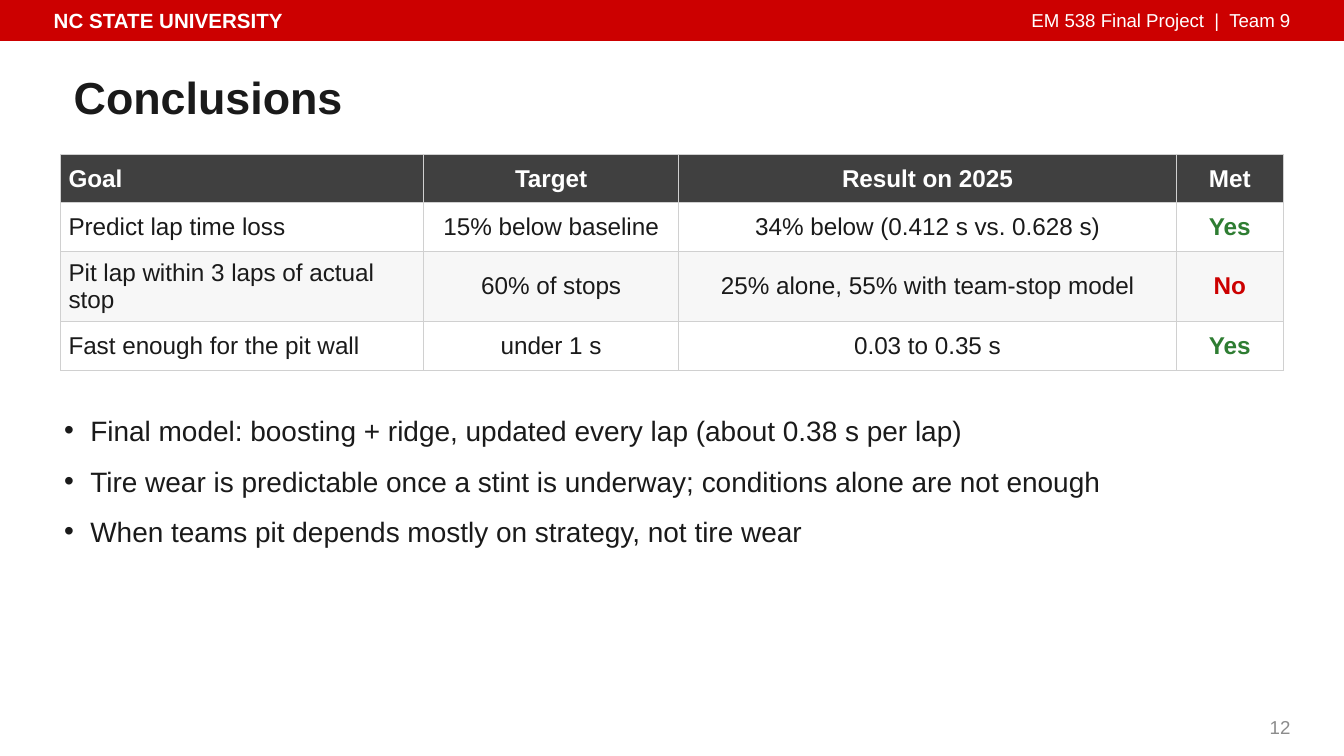
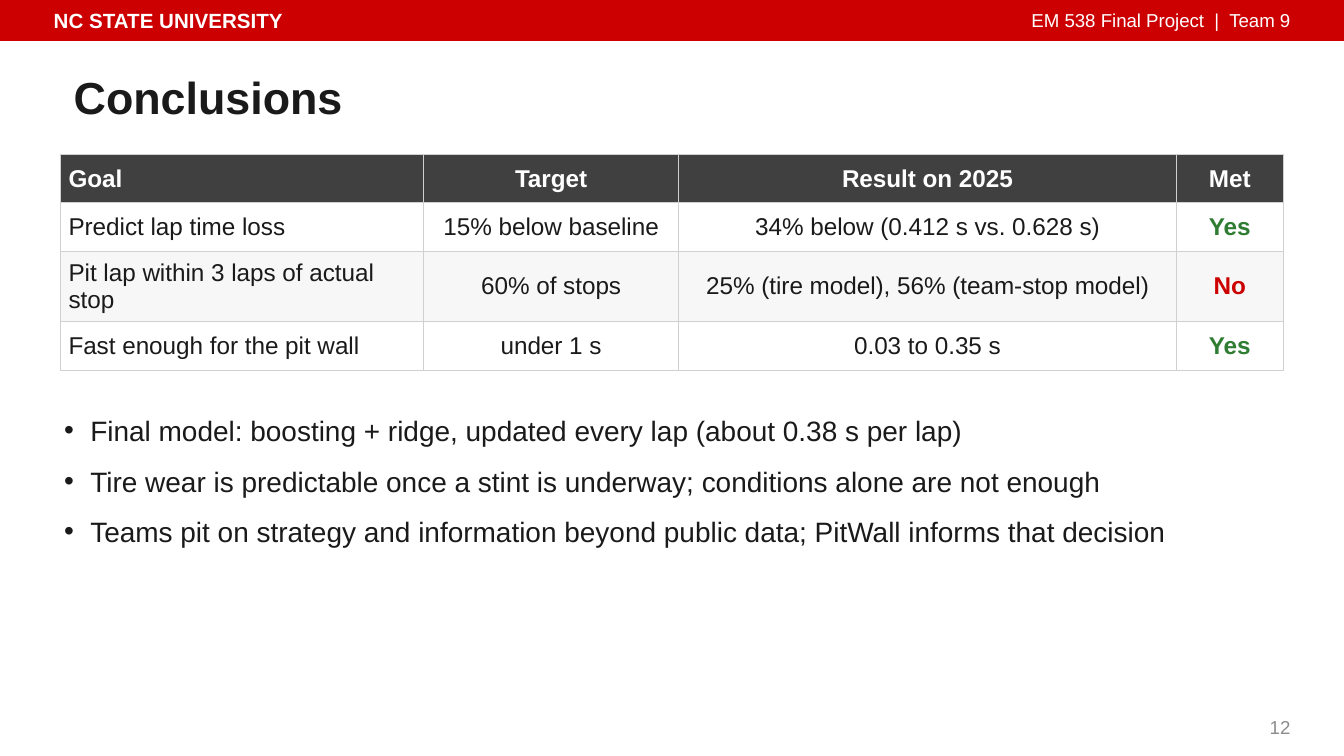
Before and after one commit to isaiahnick/f1-tire-degradation, a slide deck: slide 12 of reports/presentation/PitWall_Final_Presentation.pptx. Drawn at 1344x756 pixels with LibreOffice and Linux fonts; fonts in the diff are those of the drawing. Boxes give left, top, right and bottom in pixels: in the first picture for what was removed or moved away, otherwise in the second. Text is boxed around its words. In the diff, an @@ line names an element or a change of style, - is before the commit and + after.

```diff
--- a/reports/presentation/PitWall_Final_Presentation.pptx
+++ b/reports/presentation/PitWall_Final_Presentation.pptx
@@ table at (60,155,1284,363) @@
-row 3, column 3: 25% alone, 55% with team-stop model
+row 3, column 3: 25% (tire model), 56% (team-stop model)
@@ text at (90,521,1165,547): text changed @@
-• When teams pit depends mostly on strategy, not tire wear
+• Teams pit on strategy and information beyond public data; PitWall informs that decision
```
Also in this commit, not shown: 2 other slides changed, 3 other files.
